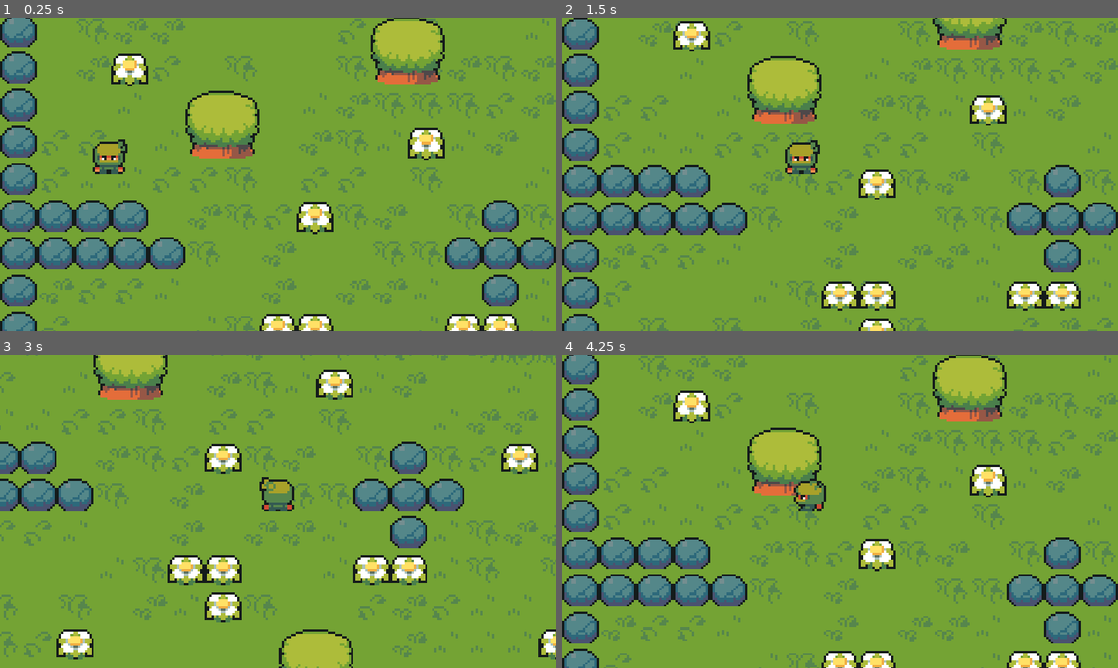
Above: before the commit, frames 1-4 (two rows, left to right).
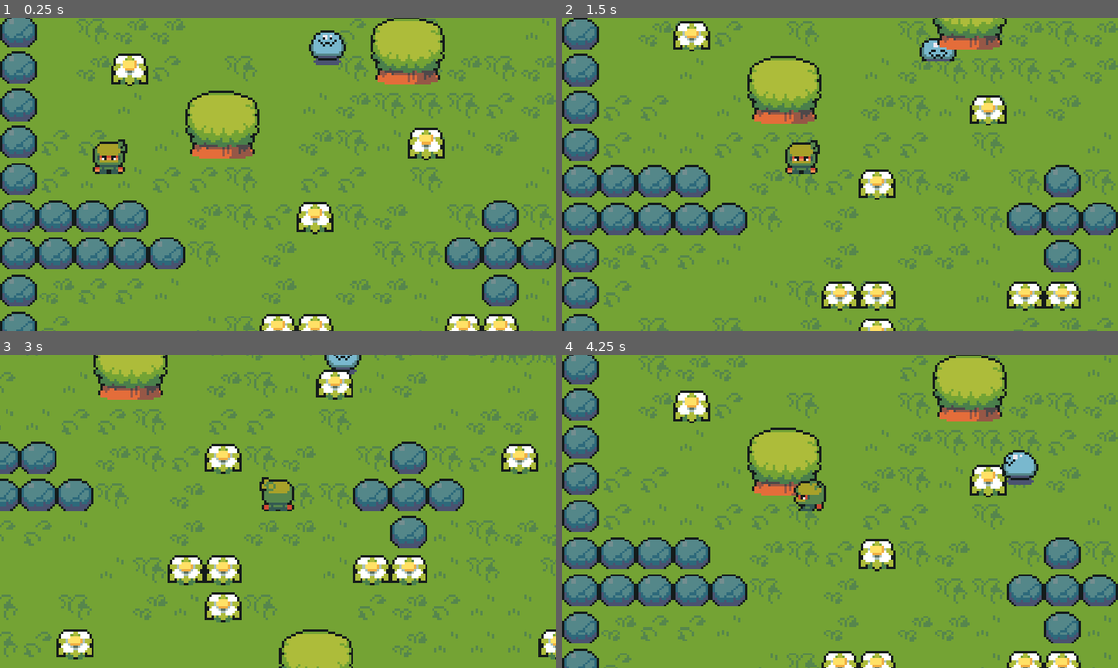
Above: after the commit, the same moments.

Repository: THUILLIERColin/ARPG_ZeldaLikeGodot4
Game: Godot game, scene res://scenes/world.tscn
Same seed, same stepped clock (60 frames per second), same inputs: the game is played once before the commit and once after it.
Inputs:
- Up to frame 1 (0.25 s): no input
- Up to frame 2 (1.5 s): hold Right (ui_right) 0.53-1.28 s; hold Down (ui_down) from 1.28 s (still down)
- Up to frame 3 (3 s): release Down (ui_down) at 2.03 s; hold Right (ui_right) 2.03-2.78 s; hold Up (ui_up) from 2.78 s (still down)
- Up to frame 4 (4.25 s): release Up (ui_up) at 3.53 s; hold Left (ui_left) from 3.53 s (still down)

The runs differ from the first frame. In frame 1, 0.6% of the frame differs, in the area x 55-63%, y 3-16%; in frame 2, 0.3%; in frame 3, 0.3%; in frame 4, 0.6%.

Commit message:
Add slime enemie
- Add sprite of slime
- Add movement with animation

Diff:
--- /dev/null
+++ b/Source/enemies/slime.gd
@@ -0,0 +1,42 @@
+extends CharacterBody2D
+
+@export var speed = 20
+@export var limit = 0.5
+@export var endPoint: Marker2D
+
+@onready var animation = $AnimatedSprite2D
+
+var startPosition
+var endPosition
+
+func _ready():
+	startPosition = position
+	endPosition = endPoint.global_position
+
+func changeDirection():
+	var tempEndPosition = endPosition
+	endPosition = startPosition
+	startPosition = tempEndPosition
+
+func updateVelocity():
+	var moveDirection = endPosition - position
+	if moveDirection.length() < limit:
+		position = endPosition
+		changeDirection()
+	velocity = moveDirection.normalized()*speed
+
+func updateAnimation():
+	var animationDirection = "Up"
+	if velocity.y > 0:
+		animationDirection = "Down"
+	elif velocity.x > 0:
+		animationDirection = "Right"
+	elif velocity.x < 0:
+		animationDirection = "Left"
+
+	animation.play("walk" + animationDirection)
+
+func _physics_process(delta):
+	updateVelocity()
+	updateAnimation()
+	move_and_slide()
--- /dev/null
+++ b/Source/enemies/slime.tscn
@@ -0,0 +1,149 @@
+[gd_scene load_steps=20 format=3 uid="uid://b215ojcm14k4e"]
+
+[ext_resource type="Script" path="res://enemies/slime.gd" id="1_eldm8"]
+[ext_resource type="Texture2D" uid="uid://cewdqguorvxij" path="res://art/enemies/slime.png" id="1_vtml7"]
+
+[sub_resource type="AtlasTexture" id="AtlasTexture_bj8f4"]
+atlas = ExtResource("1_vtml7")
+region = Rect2(0, 0, 16, 16)
+
+[sub_resource type="AtlasTexture" id="AtlasTexture_7mg72"]
+atlas = ExtResource("1_vtml7")
+region = Rect2(0, 16, 16, 16)
+
+[sub_resource type="AtlasTexture" id="AtlasTexture_jjuvn"]
+atlas = ExtResource("1_vtml7")
+region = Rect2(0, 32, 16, 16)
+
+[sub_resource type="AtlasTexture" id="AtlasTexture_0biyb"]
+atlas = ExtResource("1_vtml7")
+region = Rect2(0, 48, 16, 16)
+
+[sub_resource type="AtlasTexture" id="AtlasTexture_k3lo2"]
+atlas = ExtResource("1_vtml7")
+region = Rect2(32, 0, 16, 16)
+
+[sub_resource type="AtlasTexture" id="AtlasTexture_mux5e"]
+atlas = ExtResource("1_vtml7")
+region = Rect2(32, 16, 16, 16)
+
+[sub_resource type="AtlasTexture" id="AtlasTexture_mnf56"]
+atlas = ExtResource("1_vtml7")
+region = Rect2(32, 32, 16, 16)
+
+[sub_resource type="AtlasTexture" id="AtlasTexture_bldom"]
+atlas = ExtResource("1_vtml7")
+region = Rect2(32, 48, 16, 16)
+
+[sub_resource type="AtlasTexture" id="AtlasTexture_1km1v"]
+atlas = ExtResource("1_vtml7")
+region = Rect2(48, 0, 16, 16)
+
+[sub_resource type="AtlasTexture" id="AtlasTexture_ai12c"]
+atlas = ExtResource("1_vtml7")
+region = Rect2(48, 16, 16, 16)
+
+[sub_resource type="AtlasTexture" id="AtlasTexture_6fska"]
+atlas = ExtResource("1_vtml7")
+region = Rect2(48, 32, 16, 16)
+
+[sub_resource type="AtlasTexture" id="AtlasTexture_5assp"]
+atlas = ExtResource("1_vtml7")
+region = Rect2(48, 48, 16, 16)
+
+[sub_resource type="AtlasTexture" id="AtlasTexture_aey7y"]
+atlas = ExtResource("1_vtml7")
+region = Rect2(16, 0, 16, 16)
+
+[sub_resource type="AtlasTexture" id="AtlasTexture_nmi2a"]
+atlas = ExtResource("1_vtml7")
+region = Rect2(16, 16, 16, 16)
+
+[sub_resource type="AtlasTexture" id="AtlasTexture_bje3h"]
+atlas = ExtResource("1_vtml7")
+region = Rect2(16, 32, 16, 16)
+
+[sub_resource type="AtlasTexture" id="AtlasTexture_3e7nr"]
+atlas = ExtResource("1_vtml7")
+region = Rect2(16, 48, 16, 16)
+
+[sub_resource type="SpriteFrames" id="SpriteFrames_m35rn"]
+animations = [{
+"frames": [{
+"duration": 1.0,
+"texture": SubResource("AtlasTexture_bj8f4")
+}, {
+"duration": 1.0,
+"texture": SubResource("AtlasTexture_7mg72")
+}, {
+"duration": 1.0,
+"texture": SubResource("AtlasTexture_jjuvn")
+}, {
+"duration": 1.0,
+"texture": SubResource("AtlasTexture_0biyb")
+}],
+"loop": true,
+"name": &"walkDown",
+"speed": 5.0
+}, {
+"frames": [{
+"duration": 1.0,
+"texture": SubResource("AtlasTexture_k3lo2")
+}, {
+"duration": 1.0,
+"texture": SubResource("AtlasTexture_mux5e")
+}, {
+"duration": 1.0,
+"texture": SubResource("AtlasTexture_mnf56")
+}, {
+"duration": 1.0,
+"texture": SubResource("AtlasTexture_bldom")
+}],
+"loop": true,
+"name": &"walkLeft",
+"speed": 5.0
+}, {
+"frames": [{
+"duration": 1.0,
+"texture": SubResource("AtlasTexture_1km1v")
+}, {
+"duration": 1.0,
+"texture": SubResource("AtlasTexture_ai12c")
+}, {
+"duration": 1.0,
+"texture": SubResource("AtlasTexture_6fska")
+}, {
+"duration": 1.0,
+"texture": SubResource("AtlasTexture_5assp")
+}],
+"loop": true,
+"name": &"walkRight",
+"speed": 5.0
+}, {
+"frames": [{
+"duration": 1.0,
+"texture": SubResource("AtlasTexture_aey7y")
+}, {
+"duration": 1.0,
+"texture": SubResource("AtlasTexture_nmi2a")
+}, {
+"duration": 1.0,
+"texture": SubResource("AtlasTexture_bje3h")
+}, {
+"duration": 1.0,
+"texture": SubResource("AtlasTexture_3e7nr")
+}],
+"loop": true,
+"name": &"walkUp",
+"speed": 5.0
+}]
+
+[node name="Slime" type="CharacterBody2D"]
+script = ExtResource("1_eldm8")
+
+[node name="AnimatedSprite2D" type="AnimatedSprite2D" parent="."]
+sprite_frames = SubResource("SpriteFrames_m35rn")
+animation = &"walkRight"
+frame = 3
+frame_progress = 0.824607
+offset = Vector2(2.08165e-12, -7)
--- a/Source/scenes/world.tscn
+++ b/Source/scenes/world.tscn
@@ -1,10 +1,11 @@
-[gd_scene load_steps=10 format=3 uid="uid://bylk1vcm4l8gc"]
+[gd_scene load_steps=11 format=3 uid="uid://bylk1vcm4l8gc"]
 
 [ext_resource type="Texture2D" uid="uid://cr00gkmja0b1x" path="res://art/tileset/TilesetFloor.png" id="1_bhe3t"]
 [ext_resource type="PackedScene" uid="uid://bcxey1d6dnpb6" path="res://player/player.tscn" id="1_ny5vq"]
 [ext_resource type="Texture2D" uid="uid://uonjug00a2cj" path="res://art/tileset/TilesetNature.png" id="2_8ep5b"]
 [ext_resource type="Texture2D" uid="uid://dxrqhx615wf73" path="res://art/tileset/animated_flower.png" id="3_m1iu3"]
 [ext_resource type="Script" path="res://camera/FollowCam.gd" id="5_c2wu8"]
+[ext_resource type="PackedScene" uid="uid://b215ojcm14k4e" path="res://enemies/slime.tscn" id="6_vhhvj"]
 
 [sub_resource type="TileSetAtlasSource" id="TileSetAtlasSource_m22gb"]
 texture = ExtResource("1_bhe3t")
@@ -39,23 +40,18 @@
 3:0/0/physics_layer_0/linear_velocity = Vector2(0, 0)
 3:0/0/physics_layer_0/angular_velocity = 0.0
 4:0/0 = 0
-4:0/0/terrain = 0
 4:0/0/physics_layer_0/linear_velocity = Vector2(0, 0)
 4:0/0/physics_layer_0/angular_velocity = 0.0
 5:0/0 = 0
-5:0/0/terrain = 0
 5:0/0/physics_layer_0/linear_velocity = Vector2(0, 0)
 5:0/0/physics_layer_0/angular_velocity = 0.0
 6:0/0 = 0
-6:0/0/terrain = 0
 6:0/0/physics_layer_0/linear_velocity = Vector2(0, 0)
 6:0/0/physics_layer_0/angular_velocity = 0.0
 7:0/0 = 0
-7:0/0/terrain = 0
 7:0/0/physics_layer_0/linear_velocity = Vector2(0, 0)
 7:0/0/physics_layer_0/angular_velocity = 0.0
 8:0/0 = 0
-8:0/0/terrain = 0
 8:0/0/physics_layer_0/linear_velocity = Vector2(0, 0)
 8:0/0/physics_layer_0/angular_velocity = 0.0
 9:0/0 = 0
@@ -128,7 +124,6 @@
 3:1/0/physics_layer_0/linear_velocity = Vector2(0, 0)
 3:1/0/physics_layer_0/angular_velocity = 0.0
 4:1/0 = 0
-4:1/0/terrain = 0
 4:1/0/physics_layer_0/linear_velocity = Vector2(0, 0)
 4:1/0/physics_layer_0/angular_velocity = 0.0
 5:1/0 = 0
@@ -150,11 +145,9 @@
 6:1/0/terrains_peering_bit/top_left_corner = 0
 6:1/0/terrains_peering_bit/top_right_corner = 0
 7:1/0 = 0
-7:1/0/terrain = 0
 7:1/0/physics_layer_0/linear_velocity = Vector2(0, 0)
 7:1/0/physics_layer_0/angular_velocity = 0.0
 8:1/0 = 0
-8:1/0/terrain = 0
 8:1/0/physics_layer_0/linear_velocity = Vector2(0, 0)
 8:1/0/physics_layer_0/angular_velocity = 0.0
 9:1/0 = 0
@@ -227,7 +220,6 @@
 3:2/0/physics_layer_0/linear_velocity = Vector2(0, 0)
 3:2/0/physics_layer_0/angular_velocity = 0.0
 4:2/0 = 0
-4:2/0/terrain = 0
 4:2/0/physics_layer_0/linear_velocity = Vector2(0, 0)
 4:2/0/physics_layer_0/angular_velocity = 0.0
 5:2/0 = 0
@@ -249,19 +241,15 @@
 6:2/0/terrains_peering_bit/top_left_corner = 1
 6:2/0/terrains_peering_bit/top_right_corner = 0
 7:2/0 = 0
-7:2/0/terrain = 0
 7:2/0/physics_layer_0/linear_velocity = Vector2(0, 0)
 7:2/0/physics_layer_0/angular_velocity = 0.0
 8:2/0 = 0
-8:2/0/terrain = 0
 8:2/0/physics_layer_0/linear_velocity = Vector2(0, 0)
 8:2/0/physics_layer_0/angular_velocity = 0.0
 9:2/0 = 0
-9:2/0/terrain = 0
 9:2/0/physics_layer_0/linear_velocity = Vector2(0, 0)
 9:2/0/physics_layer_0/angular_velocity = 0.0
 10:2/0 = 0
-10:2/0/terrain = 0
 10:2/0/physics_layer_0/linear_velocity = Vector2(0, 0)
 10:2/0/physics_layer_0/angular_velocity = 0.0
 11:2/0 = 0
@@ -298,46 +286,36 @@
 21:2/0/physics_layer_0/linear_velocity = Vector2(0, 0)
 21:2/0/physics_layer_0/angular_velocity = 0.0
 0:3/0 = 0
-0:3/0/terrain = 0
 0:3/0/physics_layer_0/linear_velocity = Vector2(0, 0)
 0:3/0/physics_layer_0/angular_velocity = 0.0
 1:3/0 = 0
-1:3/0/terrain = 0
 1:3/0/physics_layer_0/linear_velocity = Vector2(0, 0)
 1:3/0/physics_layer_0/angular_velocity = 0.0
 2:3/0 = 0
-2:3/0/terrain = 0
 2:3/0/physics_layer_0/linear_velocity = Vector2(0, 0)
 2:3/0/physics_layer_0/angular_velocity = 0.0
 3:3/0 = 0
 3:3/0/physics_layer_0/linear_velocity = Vector2(0, 0)
 3:3/0/physics_layer_0/angular_velocity = 0.0
 4:3/0 = 0
-4:3/0/terrain = 0
 4:3/0/physics_layer_0/linear_velocity = Vector2(0, 0)
 4:3/0/physics_layer_0/angular_velocity = 0.0
 5:3/0 = 0
-5:3/0/terrain = 0
 5:3/0/physics_layer_0/linear_velocity = Vector2(0, 0)
 5:3/0/physics_layer_0/angular_velocity = 0.0
 6:3/0 = 0
-6:3/0/terrain = 0
 6:3/0/physics_layer_0/linear_velocity = Vector2(0, 0)
 6:3/0/physics_layer_0/angular_velocity = 0.0
 7:3/0 = 0
-7:3/0/terrain = 0
 7:3/0/physics_layer_0/linear_velocity = Vector2(0, 0)
 7:3/0/physics_layer_0/angular_velocity = 0.0
 8:3/0 = 0
-8:3/0/terrain = 0
 8:3/0/physics_layer_0/linear_velocity = Vector2(0, 0)
 8:3/0/physics_layer_0/angular_velocity = 0.0
 9:3/0 = 0
-9:3/0/terrain = 0
 9:3/0/physics_layer_0/linear_velocity = Vector2(0, 0)
 9:3/0/physics_layer_0/angular_velocity = 0.0
 10:3/0 = 0
-10:3/0/terrain = 0
 10:3/0/physics_layer_0/linear_velocity = Vector2(0, 0)
 10:3/0/physics_layer_0/angular_velocity = 0.0
 11:3/0 = 0
@@ -380,23 +358,18 @@
 1:4/0/physics_layer_0/linear_velocity = Vector2(0, 0)
 1:4/0/physics_layer_0/angular_velocity = 0.0
 4:4/0 = 0
-4:4/0/terrain = 0
 4:4/0/physics_layer_0/linear_velocity = Vector2(0, 0)
 4:4/0/physics_layer_0/angular_velocity = 0.0
 5:4/0 = 0
-5:4/0/terrain = 0
 5:4/0/physics_layer_0/linear_velocity = Vector2(0, 0)
 5:4/0/physics_layer_0/angular_velocity = 0.0
 6:4/0 = 0
-6:4/0/terrain = 0
 6:4/0/physics_layer_0/linear_velocity = Vector2(0, 0)
 6:4/0/physics_layer_0/angular_velocity = 0.0
 7:4/0 = 0
-7:4/0/terrain = 0
 7:4/0/physics_layer_0/linear_velocity = Vector2(0, 0)
 7:4/0/physics_layer_0/angular_velocity = 0.0
 8:4/0 = 0
-8:4/0/terrain = 0
 8:4/0/physics_layer_0/linear_velocity = Vector2(0, 0)
 8:4/0/physics_layer_0/angular_velocity = 0.0
 11:4/0 = 0
@@ -2820,3 +2793,10 @@
 limit_bottom = 320
 script = ExtResource("5_c2wu8")
 tilemap = NodePath("../../TileMap")
+
+[node name="Slime" parent="." node_paths=PackedStringArray("endPoint") instance=ExtResource("6_vhhvj")]
+position = Vector2(137, 68)
+endPoint = NodePath("Marker2D")
+
+[node name="Marker2D" type="Marker2D" parent="Slime"]
+position = Vector2(66, 42)
Binary file added: Source/art/enemies/slime.png
Not shown, added: Source/art/enemies/slime.png.import
